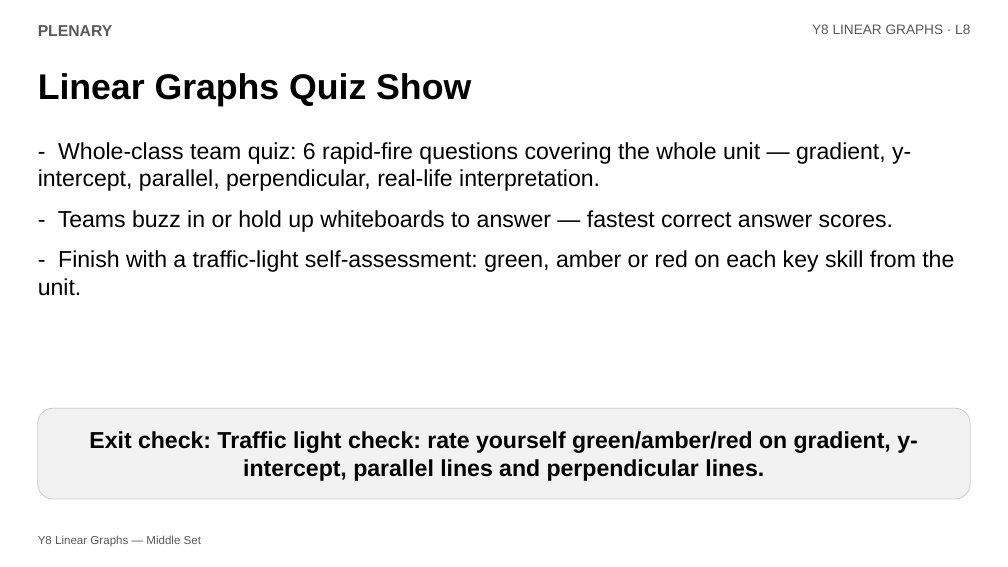
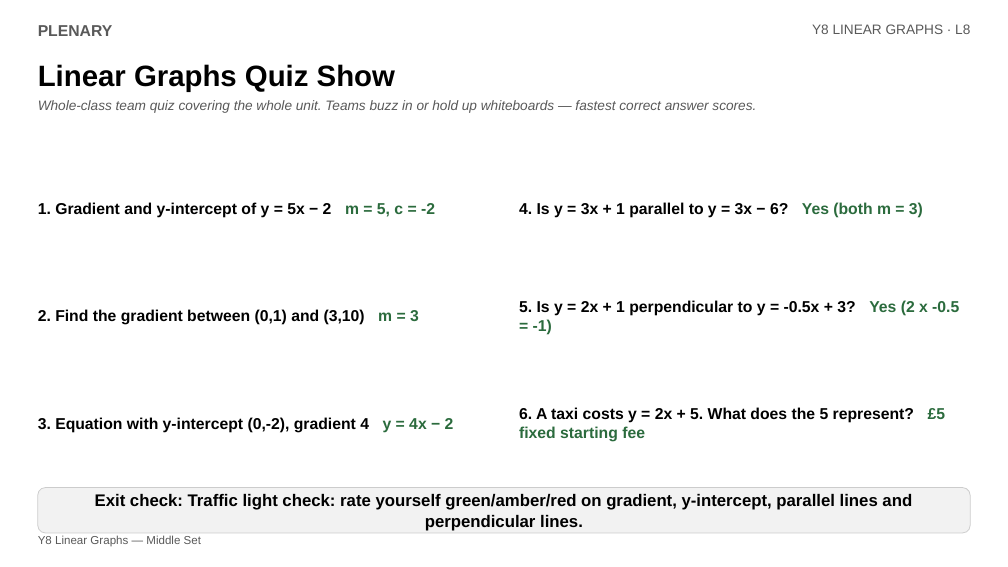
Before and after one commit to Cindylovestoeatfish/5MinuteMathsTeacher, a slide deck: slide 8 of resources/year8/L8_RealLife_Graphs_and_Review.pptx. Drawn at 1008x567 pixels with LibreOffice and Linux fonts; fonts in the diff are those of the drawing. Boxes give left, top, right and bottom in pixels: in the first picture for what was removed or moved away, otherwise in the second. Text is boxed around its words. In the diff, an @@ line names an element or a change of style, - is before the commit and + after.

```diff
--- a/resources/year8/L8_RealLife_Graphs_and_Review.pptx
+++ b/resources/year8/L8_RealLife_Graphs_and_Review.pptx
@@ text "Linear Graphs Quiz Show": place and size @@
-text "Linear Graphs Quiz Show" at (38, 73, 471, 107)
+text "Linear Graphs Quiz Show" at (38, 64, 395, 91)
@@ text "Linear Graphs Quiz Show" at (38, 64, 395, 91): size 34 to 28 pt @@
@@ text added at (38, 100, 756, 113), 13 pt, text #595959, italic @@
+Whole-class team quiz covering the whole unit. Teams buzz in or hold up whiteboards — fastest correct answer scores.
@@ text removed at (38, 142, 954, 296) @@
-- Whole-class team quiz: 6 rapid-fire questions covering the whole unit — gradient, y-intercept, parallel, perpendicular, real-life interpretation.
-- Teams buzz in or hold up whiteboards to answer — fastest correct answer scores.
-- Finish with a traffic-light self-assessment: green, amber or red on each key skill from the unit.
@@ text added at (38, 202, 435, 218), 15 pt, text #000000, bold @@
+1. Gradient and y-intercept of y = 5x − 2 m = 5, c = -2
@@ text added at (519, 202, 923, 218), 15 pt, text #000000, bold @@
+4. Is y = 3x + 1 parallel to y = 3x − 6? Yes (both m = 3)
@@ text added at (38, 309, 419, 325), 15 pt, text #000000, bold @@
+2. Find the gradient between (0,1) and (3,10) m = 3
@@ text added at (519, 300, 959, 335), 15 pt, text #000000, bold @@
+5. Is y = 2x + 1 perpendicular to y = -0.5x + 3? Yes (2 x -0.5 = -1)
@@ text added at (38, 417, 454, 433), 15 pt, text #000000, bold @@
+3. Equation with y-intercept (0,-2), gradient 4 y = 4x − 2
@@ text added at (519, 407, 946, 442), 15 pt, text #000000, bold @@
+6. A taxi costs y = 2x + 5. What does the 5 represent? £5 fixed starting fee
@@ rounded rectangle "Exit check: Traffic light check: ...": place and size @@
-rounded rectangle "Exit check: Traffic light check: ..." at (38, 408, 970, 499)
+rounded rectangle "Exit check: Traffic light check: ..." at (38, 488, 970, 533)
@@ rounded rectangle "Exit check: Traffic light check: ..." at (38, 488, 970, 533): size 22 to 16 pt @@
```
Also in this commit, not shown: 8 other files.
